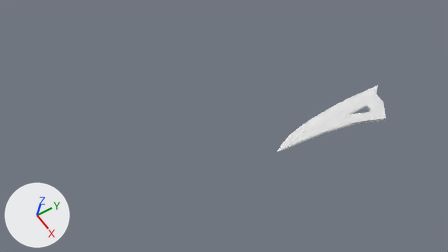
The Blender file weapons/magic_axe/magic_axe.blend: old version first, new version second.
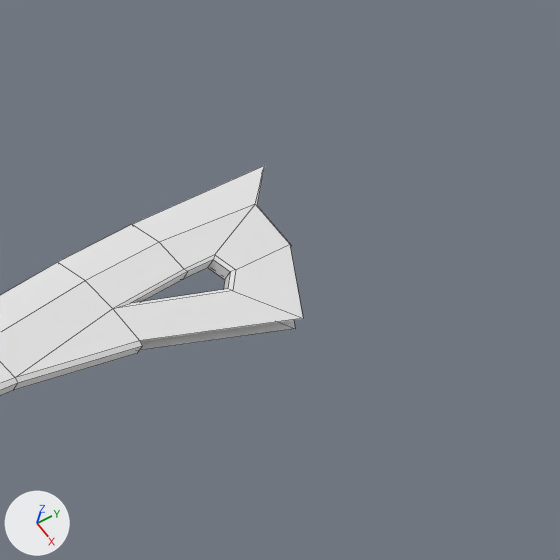
Each version appears first from the file's camera 'Camera', and next in a close-up on the part from 72% to 99% of the width and 20% to 67% of the height. The axes (+X, +Y, +Z) are drawn at lower left. The lights are the same throughout. The close-ups show mesh edges as thin lines.

In view in the first close-up: 'MagicAxe'.
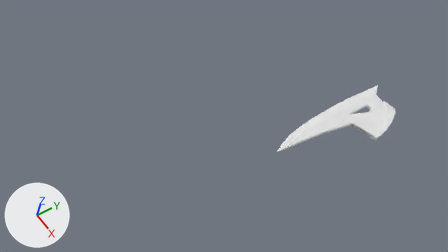
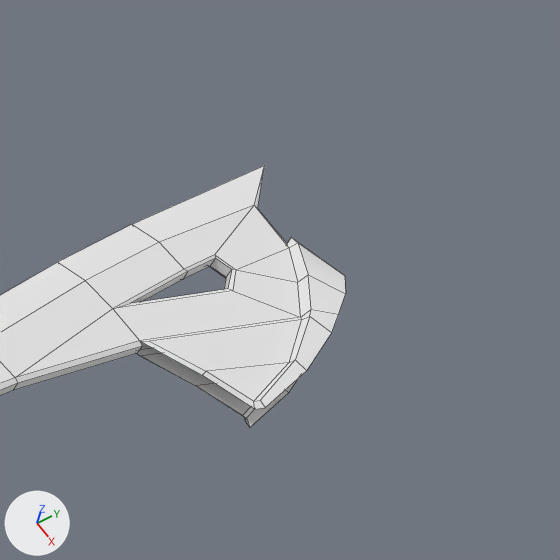
Commit message: Axe WIP update

Location of each change, (x1, y1, x2, y2) in pixels of the close-ups (560 x 560 px):
```json
{"object": "MagicAxe", "change": "reshaped", "before": [0, 165, 303, 395], "after": [0, 165, 346, 427]}
{"part": 1, "of": "me_cube_001", "change": "built on", "before": [139, 169, 303, 350], "after": [136, 169, 346, 427]}
```

Scene script edits in JSON lines:
```json
{"block": "me_cube_001", "where": "# used by ob_magicaxe; location = (0.0, 0.0, 0.0)"}
{"op": "remove", "block": "me_cube_001", "code": "me_cube_001.from_pydata(...)  # 68 vertices, 71 faces; spans x 0.98..2.0, y -0.68..3.4, z -0.05..0.05"}
{"op": "add", "block": "me_cube_001", "code": "me_cube_001.from_pydata(...)  # 112 vertices, 111 faces; spans x 0.98..2.34, y -0.68..3.4, z -0.12..0.12"}
{"block": "me_cube_001", "change": "me_cube_001 part 1"}
{"block": "me_cube_001", "change": "2 vertices are removed from x 2.0, y 2.66, z -0.05..0.05"}
{"block": "me_cube_001", "change": "5 faces are deleted"}
{"block": "me_cube_001", "change": "12 vertices move from x 1.26..1.59, y 2.49..3.06, z -0.05..0.05 to x 1.27..1.6, y 2.51..3.05, z -0.05..0.05"}
{"block": "me_cube_001", "change": "46 vertices are added at x 1.55..2.34, y 1.67..3.13, z -0.12..0.12"}
{"block": "me_cube_001", "change": "45 new faces join them"}
```
